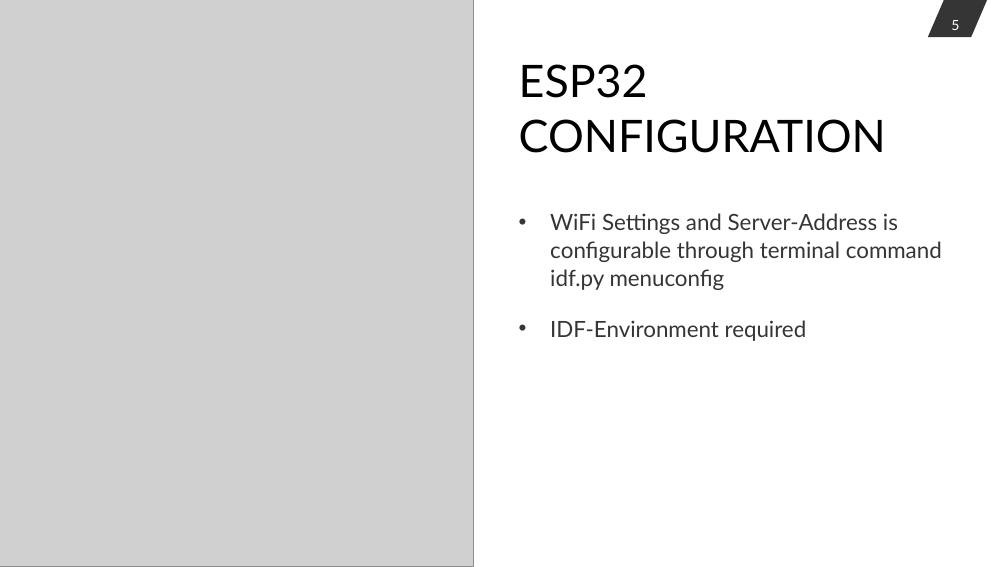
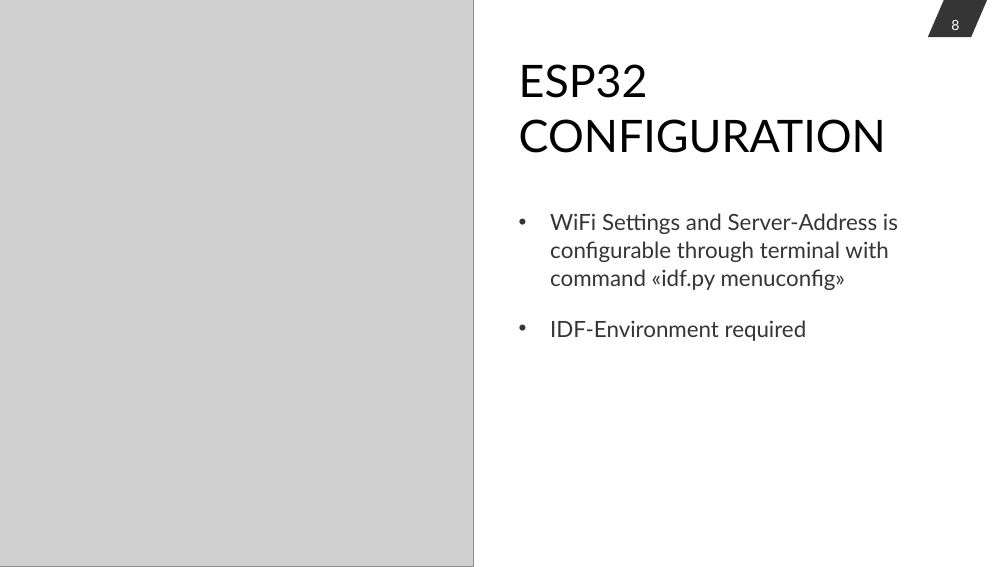
Before and after one commit to StephanStofer/hslu-iot, a slide deck: slide 8 of doc/presentation.pptx (slide 5 before the commit). Drawn at 1008x567 pixels with LibreOffice and Linux fonts; fonts in the diff are those of the drawing; grey boxes stand for pictures. Boxes give left, top, right and bottom in pixels: in the first picture for what was removed or moved away, otherwise in the second. Text is boxed around its words. In the diff, an @@ line names an element or a change of style, - is before the commit and + after.

```diff
--- a/doc/presentation.pptx
+++ b/doc/presentation.pptx
@@ page number at [951, 20, 959, 30]: text changed @@
-5
+8
@@ text at [550, 213, 898, 290]: text changed @@
-• WiFi Settings and Server-Address is configurable through terminal command idf.py menuconfig
+• WiFi Settings and Server-Address is configurable through terminal with command «idf.py menuconfig»
```
Also in this commit, not shown: 1 other slide changed, 4 slides added.
